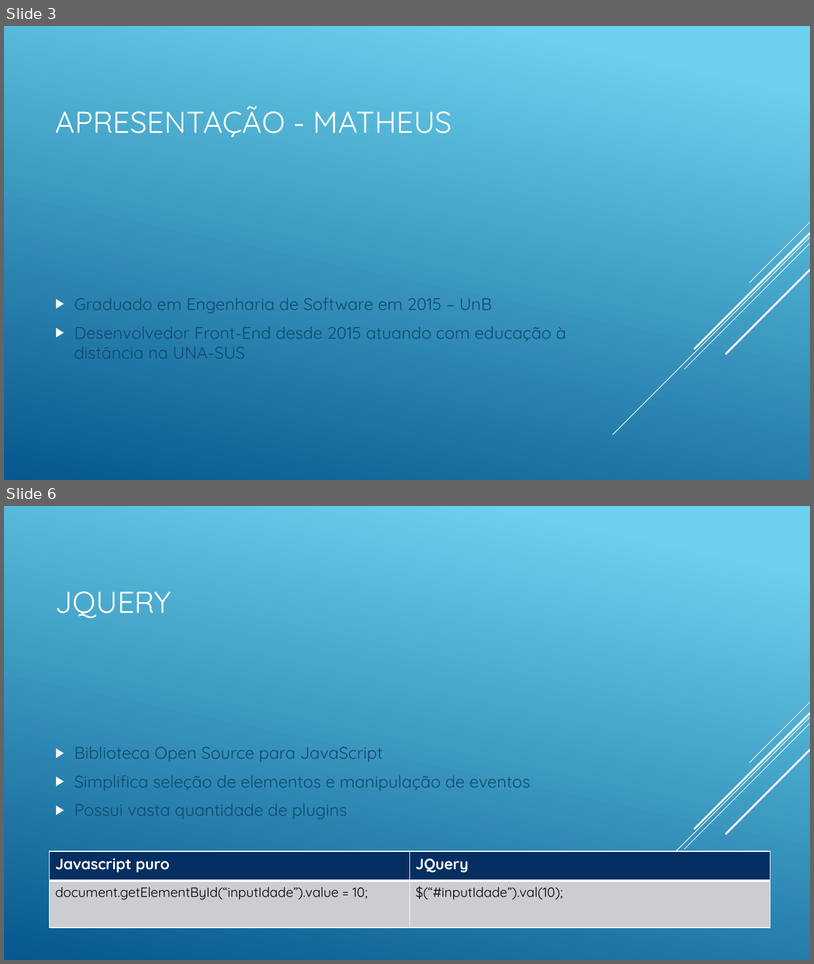
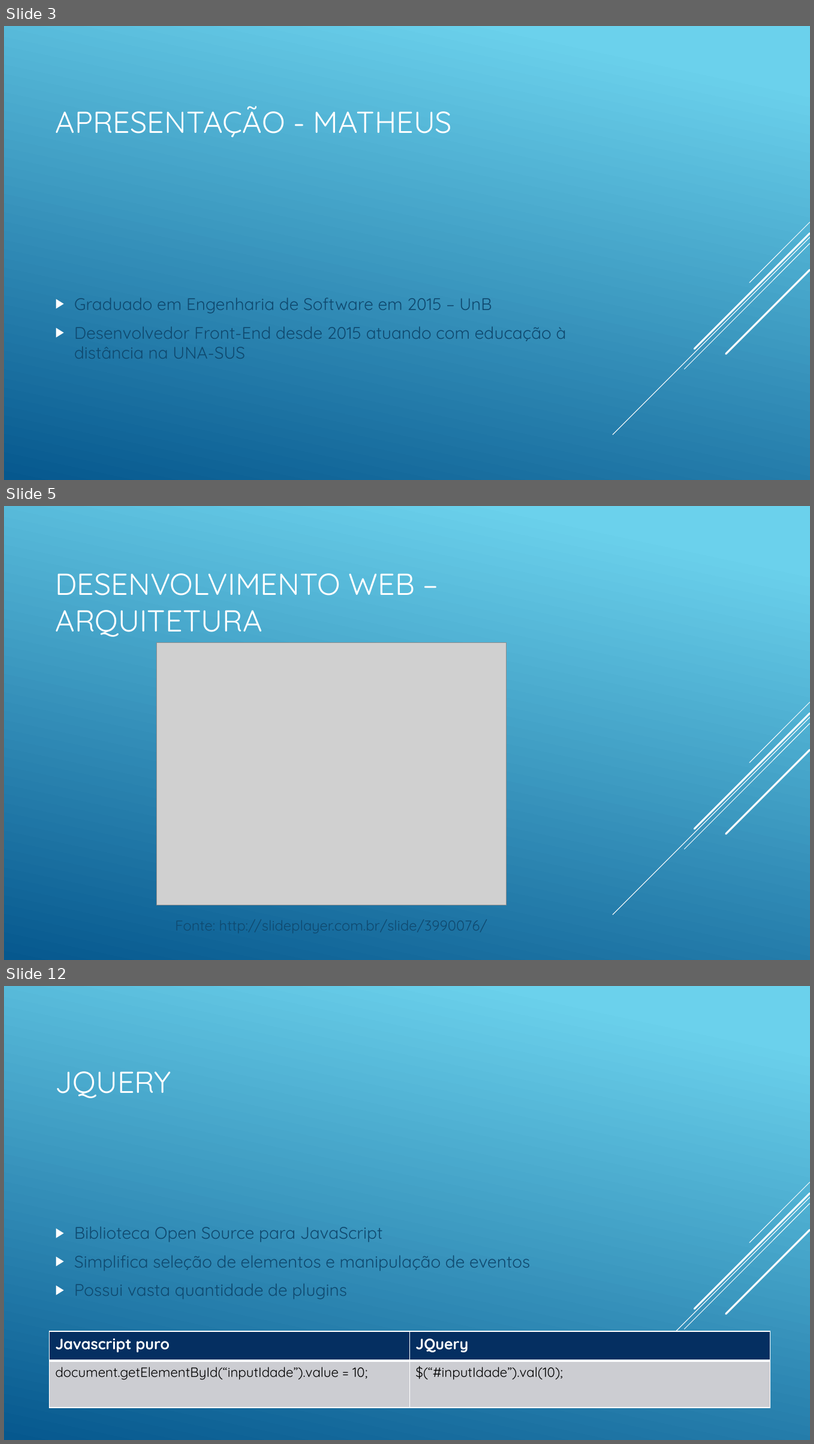
Before and after one commit to matheustristao/AulaFrontEnd, a slide deck: front-end.pptx. Shown one above the other, each under a label of ours: slides 3 and 6 before the commit, slides 3, 5 and 12 after it; the slides between them are not shown. The pictures are 814x964 and 814x1444 pixels, drawn with LibreOffice and Linux fonts; fonts in the diff are those of the drawing; grey boxes stand for pictures. Boxes give left, top, right and bottom in pixels: in the first picture for what was removed or moved away, otherwise in the second. Text is boxed around its words. In the diff, an @@ line names an element or a change of style, - is before the commit and + after.

```diff
--- a/front-end.pptx
+++ b/front-end.pptx
@@ slide 5 added at (x1=4, y1=506, x2=810, y2=960), background gradient #6ED2EB to #06588E; not listed: 5 template elements that a slide beside it also shows @@
@@ title added at (x1=56, y1=573, x2=415, y2=637), 36 pt, text #FFFFFF @@
+DESENVOLVIMENTO WEB – ARQUITETURA
@@ picture added at (x1=156, y1=643, x2=506, y2=905) @@
@@ text added at (x1=219, y1=919, x2=488, y2=933), 17 pt, text #0F496F @@
+Fonte: http://slideplayer.com.br/slide/3990076/
@@ what was slide 6 is now slide 12 @@
```
Also in this commit, not shown: 1 slide changed, 7 other slides added, 1 slide removed, 1 other file.
